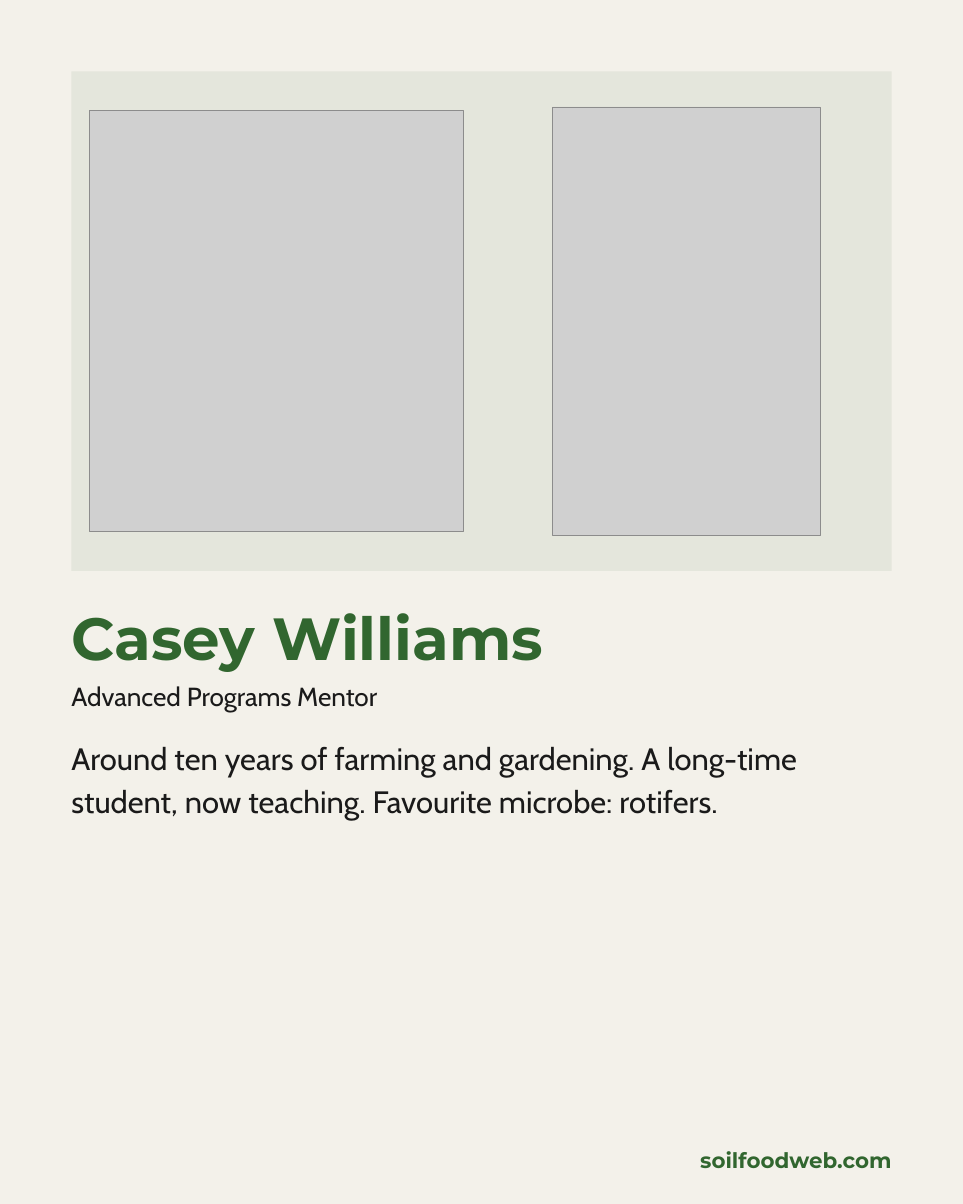
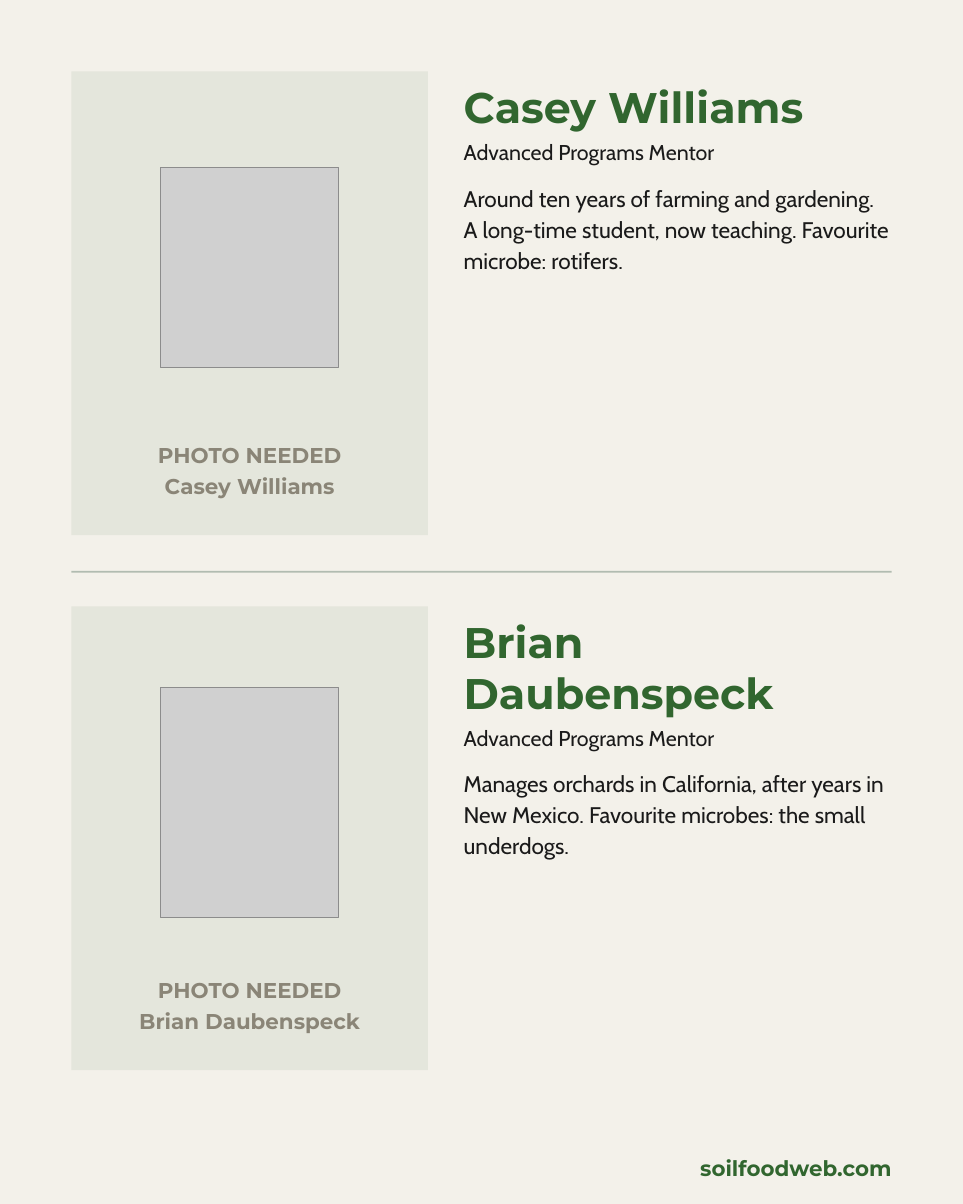
Before and after one commit to linneamoritznyc/SFW-SocialMedia, a slide deck: slide 4 of templates/posts/october/05-10-2026-mon-ig-teachers-day-v2.pptx (slide 6 before the commit). Drawn at 963x1204 pixels with LibreOffice and Linux fonts; fonts in the diff are those of the drawing; grey boxes stand for pictures. Boxes give left, top, right and bottom in pixels: in the first picture for what was removed or moved away, otherwise in the second. Text is boxed around its words. In the diff, an @@ line names an element or a change of style, - is before the commit and + after.

```diff
--- a/templates/posts/october/05-10-2026-mon-ig-teachers-day-v2.pptx
+++ b/templates/posts/october/05-10-2026-mon-ig-teachers-day-v2.pptx
@@ rectangle resized from (x1=71, y1=71, x2=891, y2=570) to (x1=71, y1=71, x2=428, y2=535) @@
@@ text "Casey Williams" moved from (x1=71, y1=613, x2=543, y2=672) to (x1=464, y1=89, x2=803, y2=132) @@
@@ text "Casey Williams" at (x1=464, y1=89, x2=803, y2=132): size 50 to 36 pt @@
@@ picture removed at (x1=553, y1=107, x2=820, y2=535) @@
@@ text added at (x1=464, y1=144, x2=715, y2=166), 18 pt, text #1A1A1A @@
+Advanced Programs Mentor
@@ picture resized from (x1=89, y1=110, x2=464, y2=532) to (x1=161, y1=167, x2=339, y2=367) @@
@@ text "Around ten years of farming ..." moved from (x1=71, y1=747, x2=797, y2=821) to (x1=464, y1=190, x2=889, y2=270) @@
@@ text "Around ten years of farming ..." at (x1=464, y1=190, x2=889, y2=270): size 26 to 19 pt @@
@@ text added at (x1=158, y1=448, x2=342, y2=498), 18 pt, text #8A8577, bold @@
+PHOTO NEEDED
+Casey Williams
@@ rectangle added at (x1=71, y1=571, x2=891, y2=573), fill #B1BCB1 @@
@@ rectangle added at (x1=71, y1=606, x2=428, y2=1070), fill #E4E6DC @@
@@ text added at (x1=464, y1=624, x2=774, y2=718), 36 pt, text #31662F, bold @@
+Brian Daubenspeck
@@ picture added at (x1=161, y1=687, x2=339, y2=918) @@
@@ text "Advanced Programs Mentor" moved from (x1=71, y1=686, x2=377, y2=713) to (x1=464, y1=730, x2=715, y2=751) @@
@@ text "Advanced Programs Mentor" at (x1=464, y1=730, x2=715, y2=751): size 22 to 18 pt @@
@@ text added at (x1=464, y1=775, x2=883, y2=860), 19 pt, text #1A1A1A @@
+Manages orchards in California, after years in New Mexico. Favourite microbes: the small underdogs.
@@ text added at (x1=139, y1=983, x2=360, y2=1033), 18 pt, text #8A8577, bold @@
+PHOTO NEEDED
+Brian Daubenspeck
@@ text "soilfoodweb.com" moved from (x1=700, y1=1151, x2=891, y2=1168) to (x1=700, y1=1159, x2=891, y2=1176) @@
```
Also in this commit, not shown: 6 other slides changed, 7 slides removed, 18 other files.
